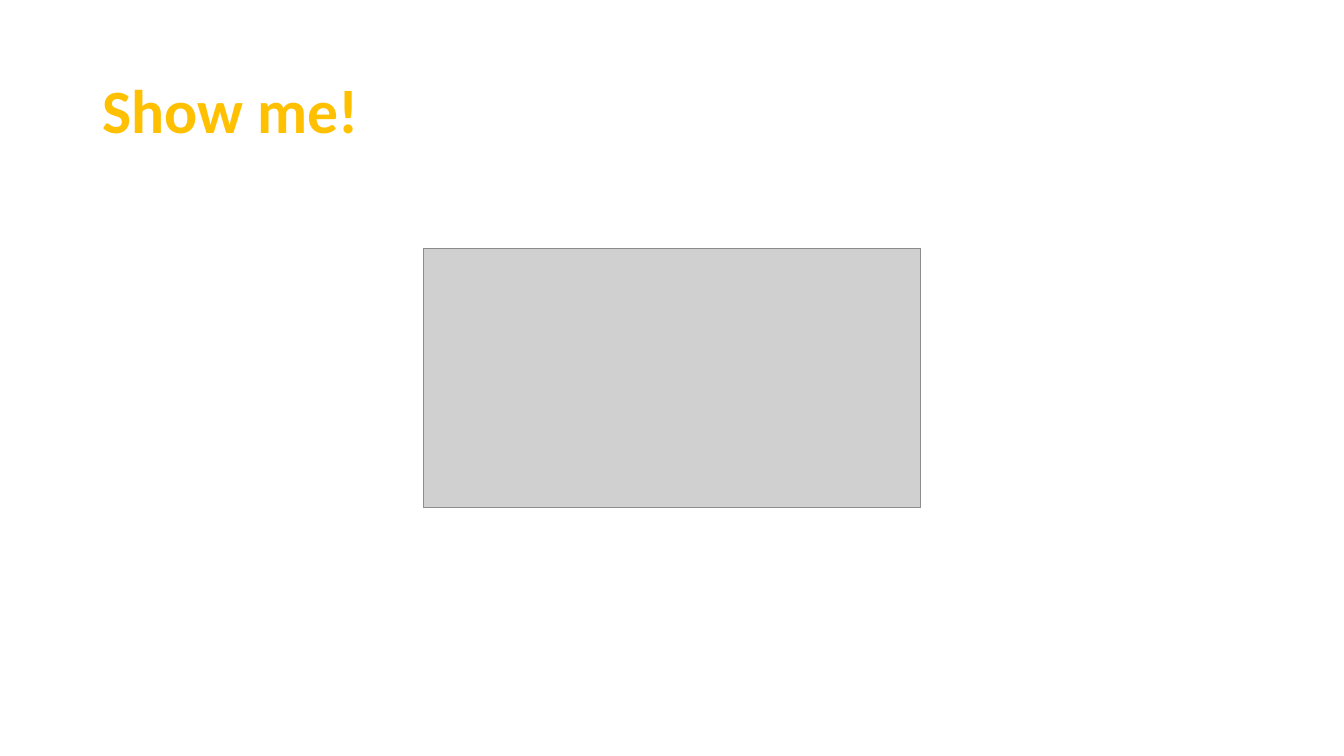
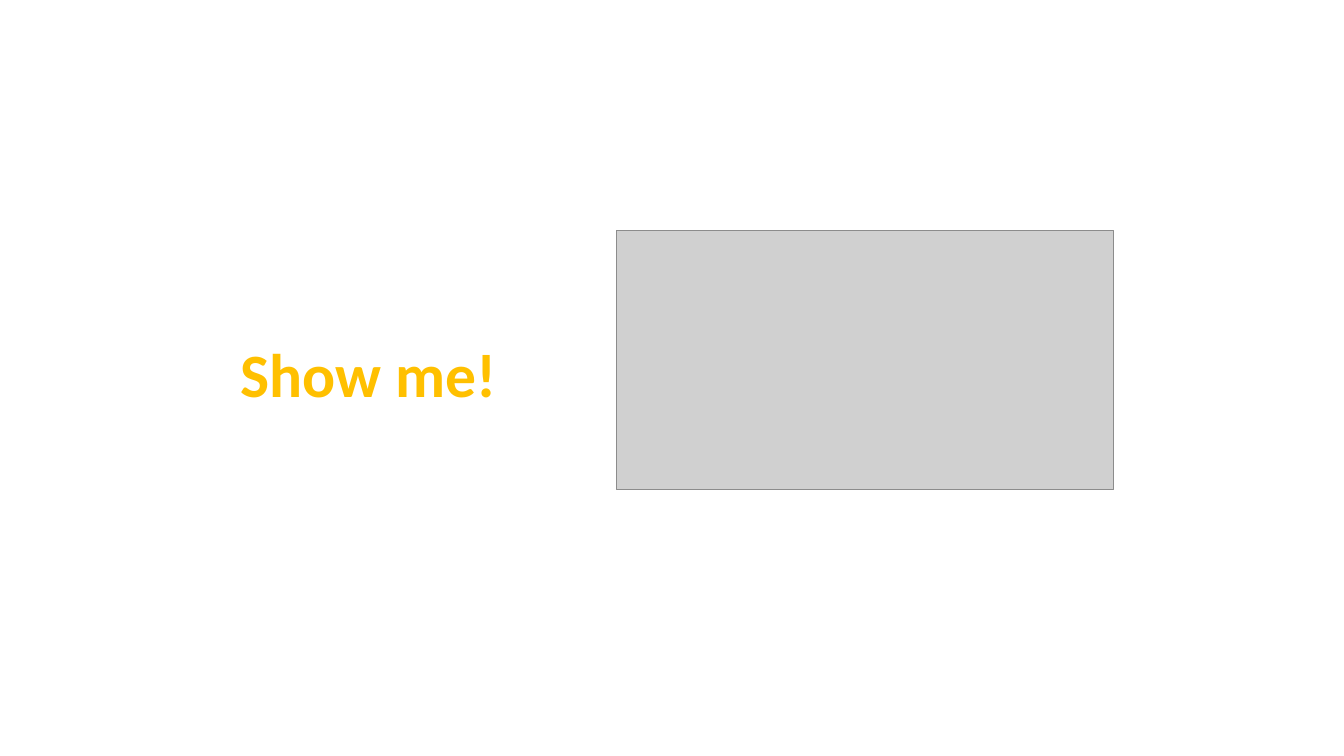
Before and after one commit to agu3rra/devsecops-workshop, a slide deck: slide 5 of presentation/DevOps Workshop Challenge.pptx. Drawn at 1344x756 pixels with LibreOffice and Linux fonts; fonts in the diff are those of the drawing; grey boxes stand for pictures. Boxes give left, top, right and bottom in pixels: in the first picture for what was removed or moved away, otherwise in the second. Text is boxed around its words. In the diff, an @@ line names an element or a change of style, - is before the commit and + after.

```diff
--- a/presentation/DevOps Workshop Challenge.pptx
+++ b/presentation/DevOps Workshop Challenge.pptx
@@ picture moved from (x1=423, y1=248, x2=922, y2=507) to (x1=616, y1=230, x2=1114, y2=489) @@
@@ title "Show me!" moved from (x1=102, y1=89, x2=358, y2=134) to (x1=240, y1=353, x2=496, y2=398) @@
```
Also in this commit, not shown: 1 other slide changed, 1 other file.
